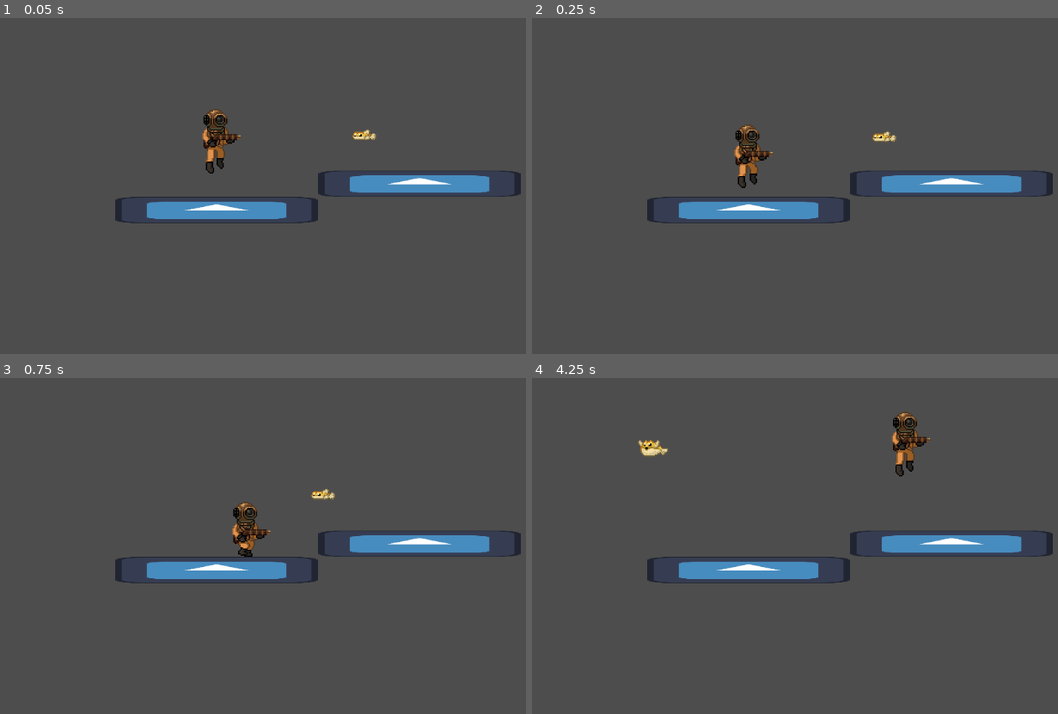
Above: before the commit, frames 1-4 (two rows, left to right).
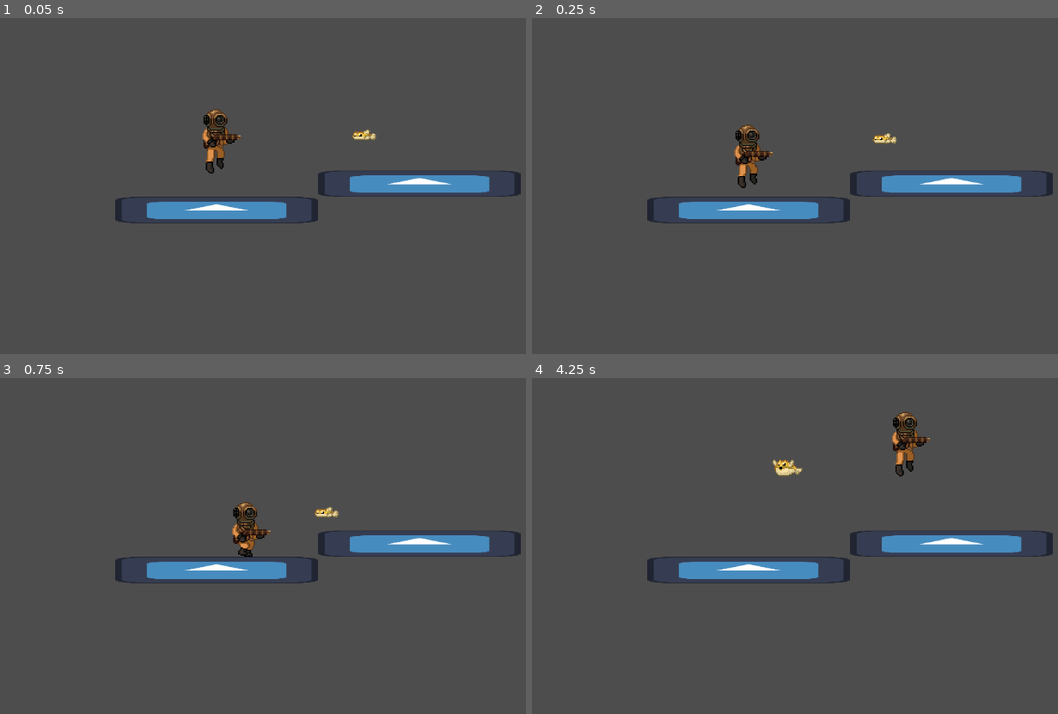
Above: after the commit, the same moments.

Repository: teamjakojaannos/ld57-depths
Game: Godot game, scene res://world/test_level.tscn
The game is run twice, just before and just after one commit, with the same random seed, the same clock (stepped at 60 frames per second) and the same inputs. This scene is started directly instead of the project's main scene. The engine's default icon, where the game draws it, is replaced by a stand-in: a white triangle on a blue panel in a dark square.
Inputs:
- Up to frame 1 (0.05 s): no input
- Up to frame 2 (0.25 s): no input
- Up to frame 3 (0.75 s): tap Enter (ui_accept) at 0.5 s; hold Right (right) from 0.53 s (still down); hold Z (attack_1) from 0.53 s (still down)
- Up to frame 4 (4.25 s): tap Space (jump) at 0.77, 1.52, 3.02, 3.77 s; release Z (attack_1) at 1.28 s; tap X (attack_2) at 1.35, 2.85 s; release Right (right) at 2.03 s; hold Left (left) 2.03-2.78 s; hold Z (attack_1) 2.03-2.78 s; hold Right (right) from 2.78 s (still down); hold Z (attack_1) from 3.53 s (still down)

Frame 1 is identical in both runs. In frame 2, 0.1% of the frame differs, in the area x 64-70%, y 33-38%; in frame 3, 0.2%; in frame 4, 0.4%, in the area x 20-52%, y 18-30%.
Error in both runs: Invalid access to property or key 'current_level' on a base object of type 'Nil'. (res://characters/player/harpoongun.gd:21)

Commit message:
fish navigation: get random points from shape

Diff:
--- a/fish/spiky_puffer_fish/spike_fish.gd
+++ b/fish/spiky_puffer_fish/spike_fish.gd
@@ -98,20 +98,19 @@
 		Globals.level.current_level.add_child(spike)
 
 
-func pick_random_target_position() ->Vector2:
+func pick_random_target_position() -> Vector2:
 	var current_level = get_parent()
 	if current_level == null:
 		return Vector2()
 
-	var nav_points = current_level.get_node_or_null("FishNavPoints")
-	if nav_points == null:
+	var nav_area: CollisionShape2D = current_level.get_node_or_null("FishNavArea")
+	if nav_area == null:
 		return Vector2()
 
-	var markers = nav_points.get_children()
-	if markers.size() == 0:
-		return Vector2()
-
-	return markers.pick_random().position
+	var rect : Rect2 = nav_area.shape.get_rect()
+	var x = randf_range(-rect.size.x, rect.size.x) / 2.0
+	var y = randf_range(-rect.size.y, rect.size.y) / 2.0
+	return Vector2(x, y) + nav_area.position
 
 func point_on_unit_circle() -> Vector2:
 	var angle = randf() * 2.0 * PI
--- a/world/test_level.tscn
+++ b/world/test_level.tscn
@@ -6,6 +6,9 @@
 
 [sub_resource type="RectangleShape2D" id="RectangleShape2D_vkbyq"]
 size = Vector2(170, 22)
+
+[sub_resource type="RectangleShape2D" id="RectangleShape2D_434qw"]
+size = Vector2(501, 263)
 
 [node name="Level" type="Node2D"]
 
@@ -45,22 +48,5 @@
 position = Vector2(0, -57)
 shape = SubResource("RectangleShape2D_vkbyq")
 
-[node name="FishNavPoints" type="Node2D" parent="."]
-
-[node name="Marker2D" type="Marker2D" parent="FishNavPoints"]
-position = Vector2(-181.986, -67.9335)
-
-[node name="Marker2D2" type="Marker2D" parent="FishNavPoints"]
-position = Vector2(-196.33, 80.2805)
-
-[node name="Marker2D3" type="Marker2D" parent="FishNavPoints"]
-position = Vector2(-48.1158, -103.45)
-
-[node name="Marker2D4" type="Marker2D" parent="FishNavPoints"]
-position = Vector2(47.5061, 108.284)
-
-[node name="Marker2D5" type="Marker2D" parent="FishNavPoints"]
-position = Vector2(149.958, -102.767)
-
-[node name="Marker2D6" type="Marker2D" parent="FishNavPoints"]
-position = Vector2(214.161, 95.9897)
+[node name="FishNavArea" type="CollisionShape2D" parent="."]
+shape = SubResource("RectangleShape2D_434qw")
Not shown: 1 places in world/test_level.tscn that only renumber resources
